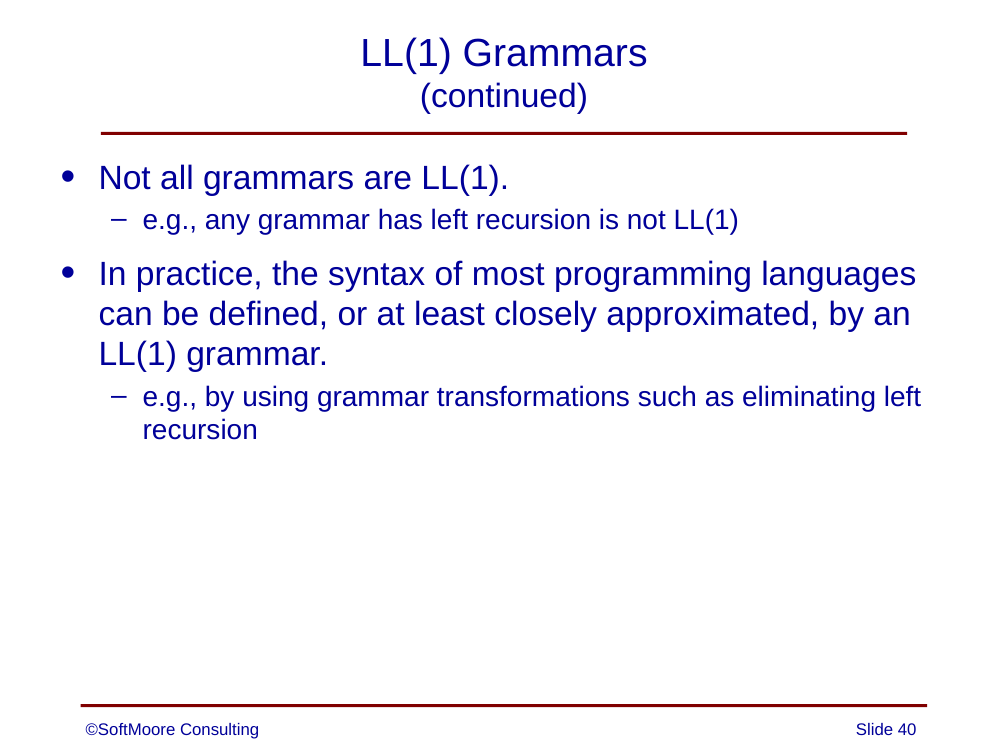
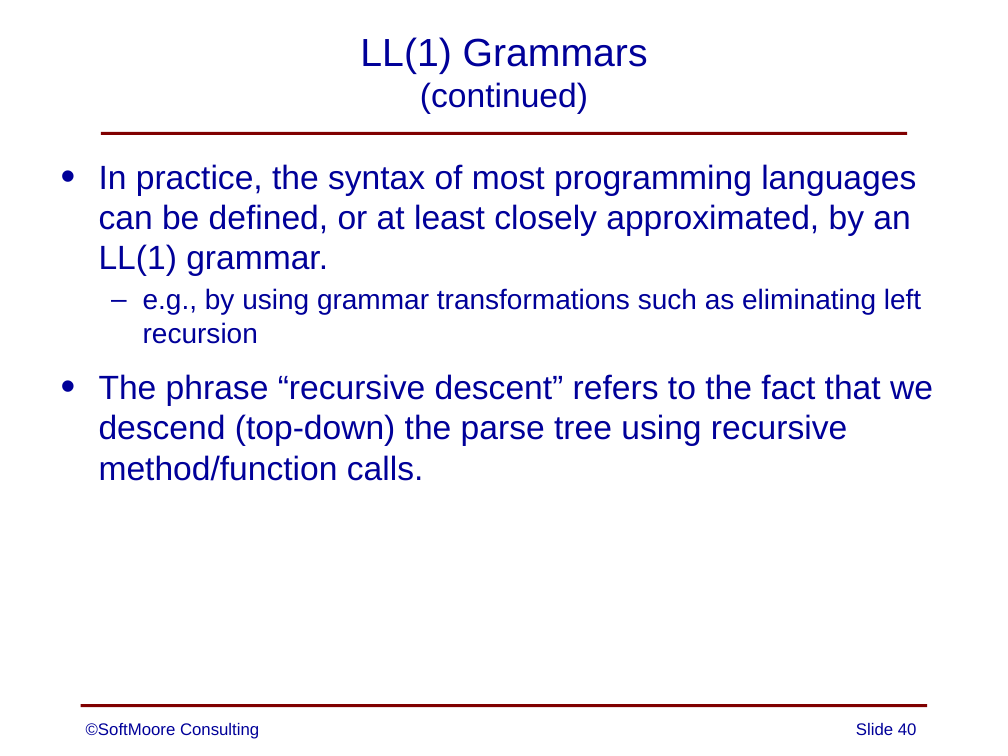
Before and after one commit to SoftMoore/CPRL, a slide deck: slide 40 of PowerPoint Slides/06 - Syntax Analysis.pptx. Drawn at 1008x756 pixels with LibreOffice and Linux fonts; fonts in the diff are those of the drawing. Boxes give left, top, right and bottom in pixels: in the first picture for what was removed or moved away, otherwise in the second. Text is boxed around its words. In the diff, an @@ line names an element or a change of style, - is before the commit and + after.

Commit message:
updated slides to provide better explanation of the phrase "recursive descent"

```diff
--- a/PowerPoint Slides/06 - Syntax Analysis.pptx
+++ b/PowerPoint Slides/06 - Syntax Analysis.pptx
@@ text at box(99, 164, 739, 234): paragraphs removed @@
-• Not all grammars are LL(1).
-  – e.g., any grammar has left recursion is not LL(1)
@@ text at box(99, 374, 933, 481): paragraph added @@
+• The phrase “recursive descent” refers to the fact that we descend (top-down) the parse tree using recursive method/function calls.
```
Also in this commit, not shown: 1 other slide changed, 3 slides added, 1 other file.
